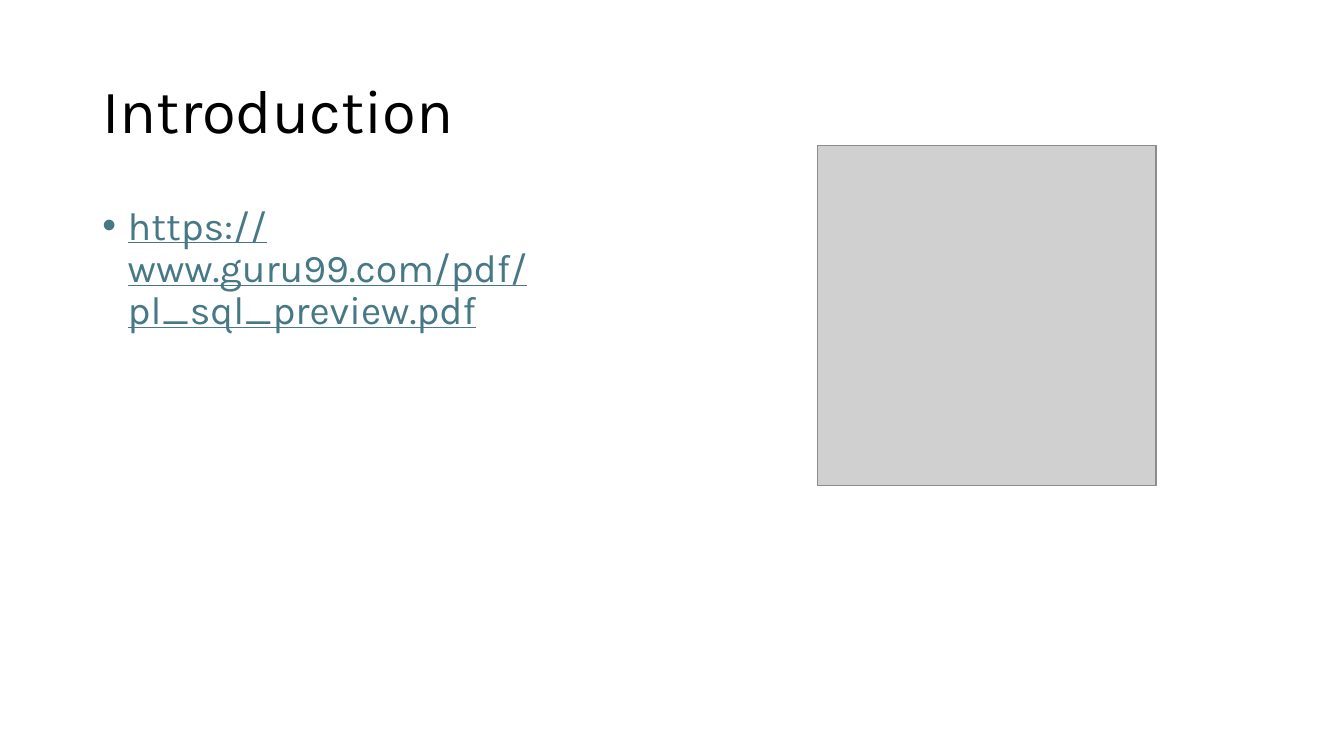
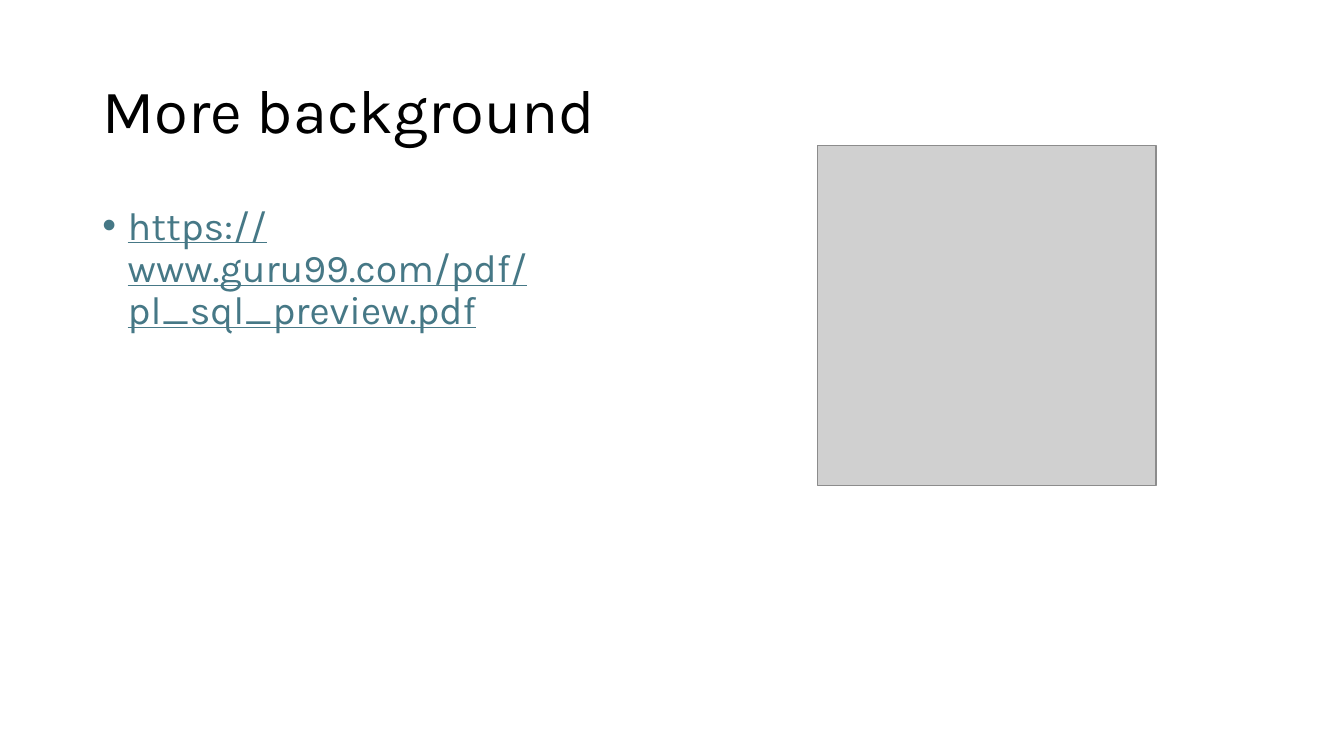
Before and after one commit to olearno/workshops, a slide deck: slide 8 of plsql/plsql_demo.pptx (slide 2 before the commit). Drawn at 1344x756 pixels with LibreOffice and Linux fonts; fonts in the diff are those of the drawing; grey boxes stand for pictures. Boxes give left, top, right and bottom in pixels: in the first picture for what was removed or moved away, otherwise in the second. Text is boxed around its words. In the diff, an @@ line names an element or a change of style, - is before the commit and + after.

```diff
--- a/plsql/plsql_demo.pptx
+++ b/plsql/plsql_demo.pptx
@@ title at [102,91,595,148]: text changed @@
-Introduction
+More background
```
Also in this commit, not shown: 2 other slides changed, 2 slides added.
